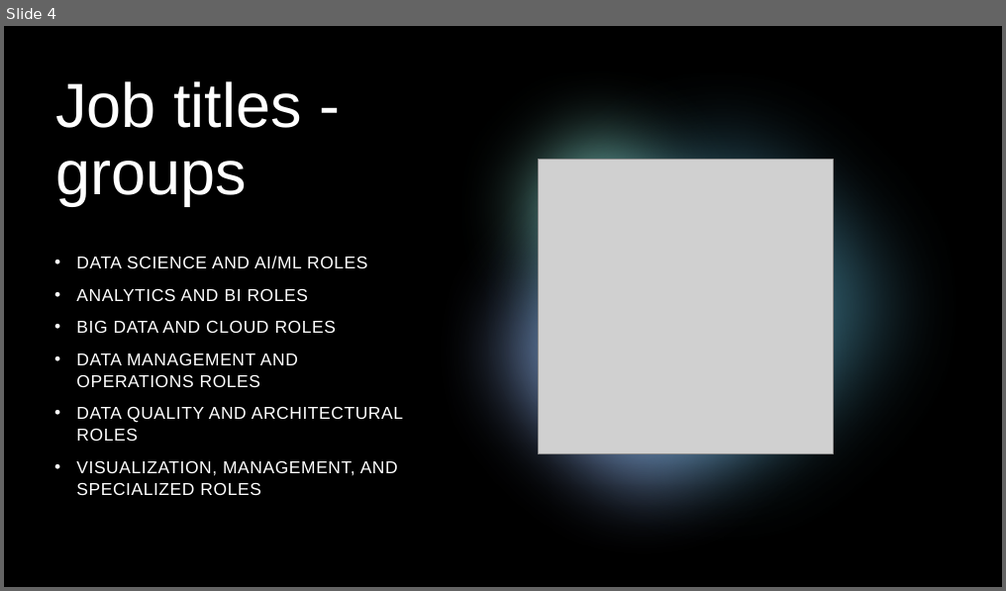
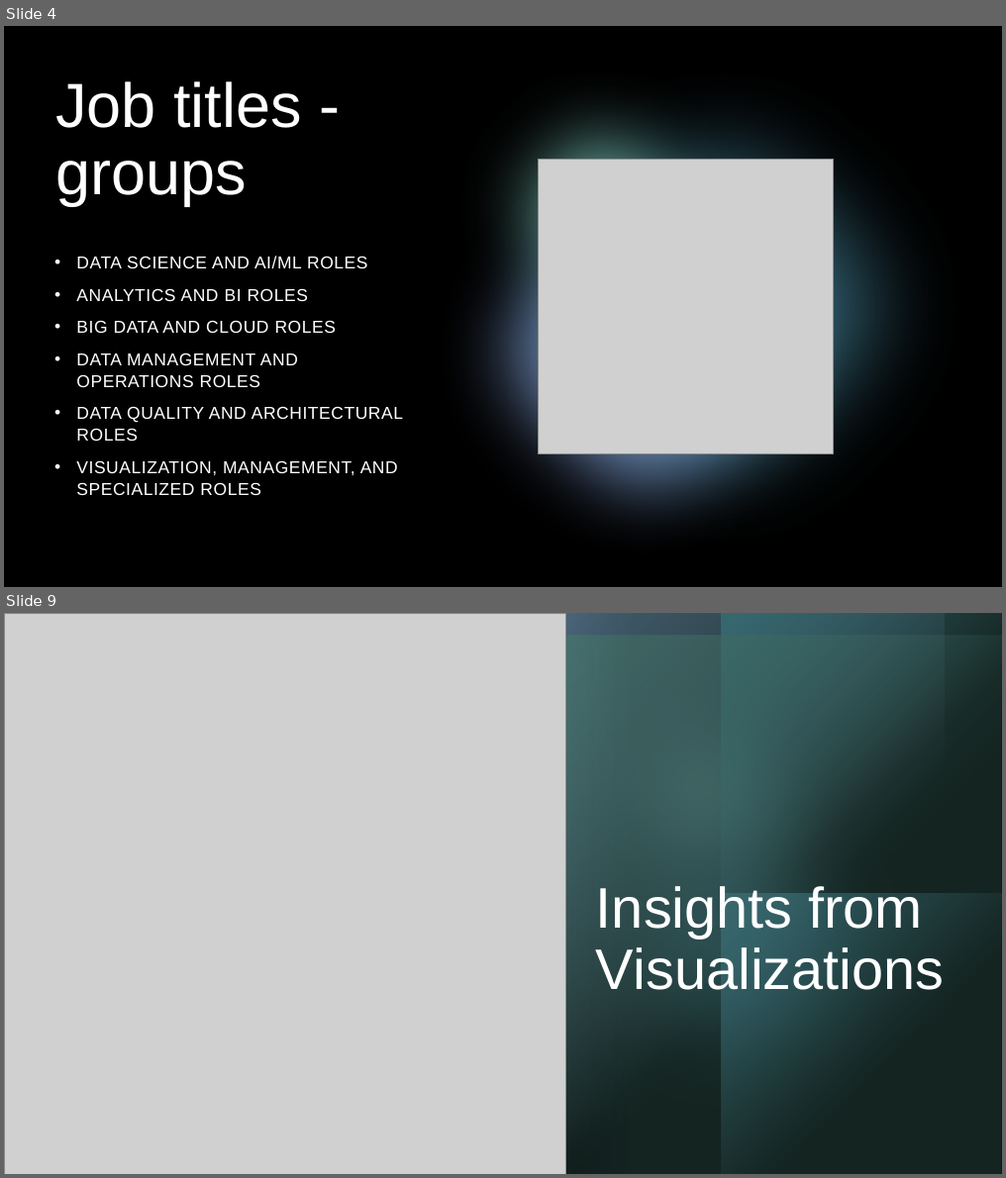
Before and after one commit to JakubMarciniak1/RProject, a slide deck: Prezentacja2.pptx. Shown one above the other, each under a label of ours: slide 4 before the commit, slides 4 and 9 after it; the slides between them are not shown. The pictures are 1006x591 and 1006x1178 pixels, drawn with LibreOffice and Linux fonts; fonts in the diff are those of the drawing; grey boxes stand for pictures. Boxes give left, top, right and bottom in pixels: in the first picture for what was removed or moved away, otherwise in the second. Text is boxed around its words. In the diff, an @@ line names an element or a change of style, - is before the commit and + after.

```diff
--- a/Prezentacja2.pptx
+++ b/Prezentacja2.pptx
@@ slide 9 added at [4, 613, 1002, 1174], background #000000; not listed: 5 template elements that a slide beside it also shows @@
@@ rectangle added at [4, 613, 1002, 1174], fill #000000 @@
@@ rectangle added at [4, 613, 1002, 1174], fill gradient #213B37 @@
@@ ellipse added at [4, 613, 565, 1174], fill #5AADC9 at 60% opacity @@
@@ picture added at [4, 613, 565, 1174] @@
@@ group added at [4, 613, 1002, 1174]: 6 rectangles, 1 ellipse @@
@@ group added at [4, 613, 1002, 1174]: 6 rectangles, 2 ellipses @@
@@ ellipse added at [211, 658, 564, 1011], fill #6DAFA4 @@
@@ ellipse added at [94, 703, 565, 1174], fill #85A1D7 at 80% opacity @@
@@ title added at [596, 882, 944, 999], 55 pt, text #FFFFFF @@
+Insights from Visualizations
```
Also in this commit, not shown: 4 other slides added, 10 slides removed.
